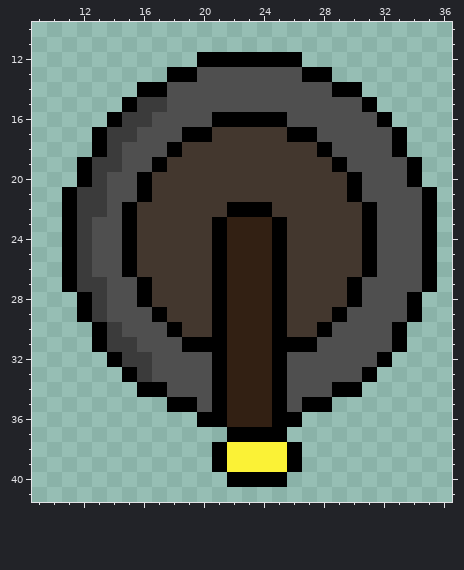
Pixel-art sprite: Assets/Sprites/Lift and Switch/Switch3.png. The first picture shows the starting point.
The file is 48x48 pixels. Colours within 5 levels of each other are drawn and written as one. Shown: x 9..36, y 10..41.
New version:
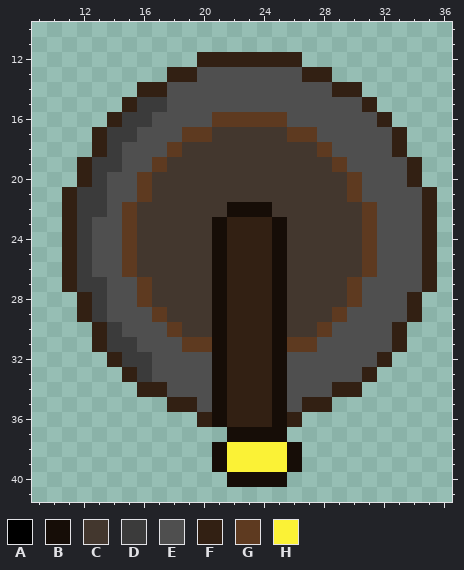
Palette (. is transparent): A #000000  B #160d07  C #43372e  D #3b3b3b  E #4f4f4f  F #322013  G #5e3a20  H #fbf236
Change:
Changed rows in their new state; - is an unchanged pixel.
first column x 11:
12 ---------FFFFFFF---------
13 -------FF-------FF-------
14 -----FF-----------FF-----
15 ----F---------------F----
16 ---F------GGGGG------F---
17 --F-----GG-----GG-----F--
18 --F----G---------G----F--
19 -F----G-----------G----F-
20 -F---G-------------G---F-
21 F----G-------------G----F
22 F---G------BBB------G---F
23 F---G-----B---B-----G---F
24 F---G-----B---B-----G---F
25 F---G-----B---B-----G---F
26 F---G-----B---B-----G---F
27 F----G----B---B----G----F
28 -F---G----B---B----G---F-
29 -F----G---B---B---G----F-
30 --F----G--B---B--G----F--
31 --F-----GGB---BGG-----F--
32 ---F------B---B------F---
33 ----F-----B---B-----F----
34 -----FF---B---B---FF-----
35 -------FF-B---B-FF-------
36 ---------FB---BF---------
37 -----------BBBB----------
38 ----------B----B---------
39 ----------B----B---------
40 -----------BBBB----------
Boxes around the changes in both pictures, in picture pixels (x1, y1, x2, y2):
changed: (62, 52, 437, 487)
